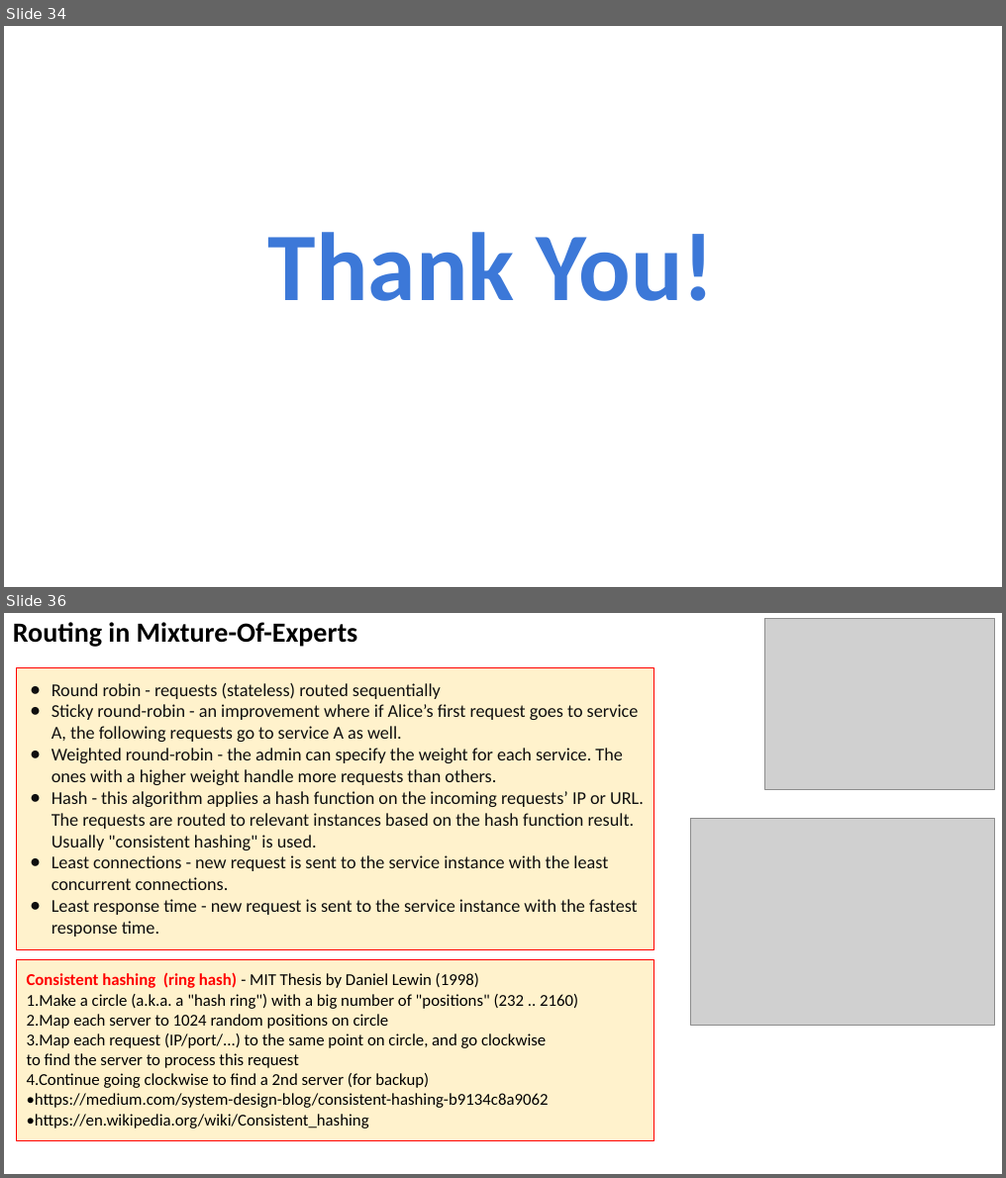
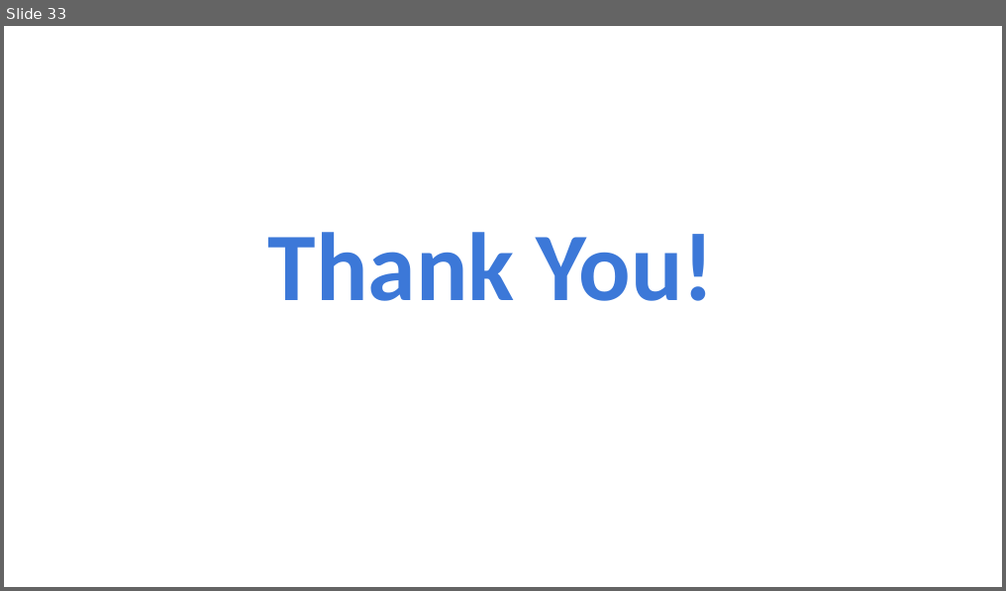
Before and after one commit to lselector/seminar, a slide deck: 2024/2024-01-19-AI-Updates.pptx. Shown one above the other, each under a label of ours: slides 34 and 36 before the commit, slide 33 after it; the slides between them are not shown. The pictures are 1006x1178 and 1006x591 pixels, drawn with LibreOffice and Linux fonts; fonts in the diff are those of the drawing; grey boxes stand for pictures. Boxes give left, top, right and bottom in pixels: in the first picture for what was removed or moved away, otherwise in the second. Text is boxed around its words. In the diff, an @@ line names an element or a change of style, - is before the commit and + after.

```diff
--- a/2024/2024-01-19-AI-Updates.pptx
+++ b/2024/2024-01-19-AI-Updates.pptx
@@ slide 36 removed at box(4, 613, 1002, 1174), background #FFFFFF @@
@@ text removed at box(13, 622, 358, 647) @@
-Routing in Mixture-Of-Experts
@@ picture removed at box(764, 618, 994, 789) @@
@@ rectangle removed at box(16, 667, 653, 951) @@
-● Round robin - requests (stateless) routed sequentially
-● Sticky round-robin - an improvement where if Alice’s first request goes to service A, the following requests go to service A as well.
-● Weighted round-robin - the admin can specify the weight for each service. The ones with a higher weight handle more requests than others.
-● Hash - this algorithm applies a hash function on the incoming requests’ IP or URL. The requests are routed to relevant instances based on the hash function result. Usually "consistent hashing" is used.
-● Least connections - new request is sent to the service instance with the least concurrent connections.
-● Least response time - new request is sent to the service instance with the fastest response time.
@@ picture removed at box(691, 819, 994, 1025) @@
@@ rectangle removed at box(16, 959, 653, 1141) @@
-Consistent hashing (ring hash) - MIT Thesis by Daniel Lewin (1998)
-1.Make a circle (a.k.a. a "hash ring") with a big number of "positions" (232 .. 2160)
-2.Map each server to 1024 random positions on circle
-3.Map each request (IP/port/...) to the same point on circle, and go clockwise
-to find the server to process this request
-4.Continue going clockwise to find a 2nd server (for backup)
-•https://medium.com/system-design-blog/consistent-hashing-b9134c8a9062
-•https://en.wikipedia.org/wiki/Consistent_hashing
@@ what was slide 34 is now slide 33 @@
```
Also in this commit, not shown: 12 slides changed, 2 slides added, 4 other slides removed.
